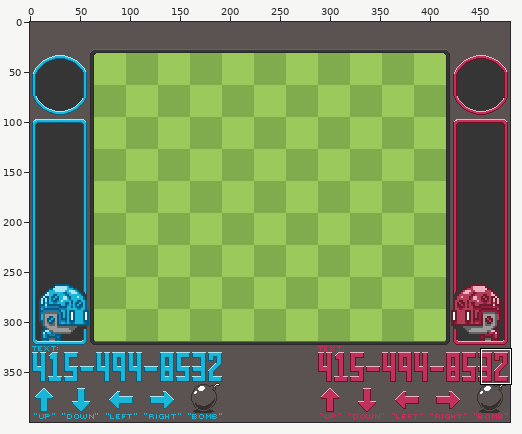
Sprite sheet, stored at data/background.png. The first picture is a wide view before the edit; the outline marks the close-up.
Close-up. Before:
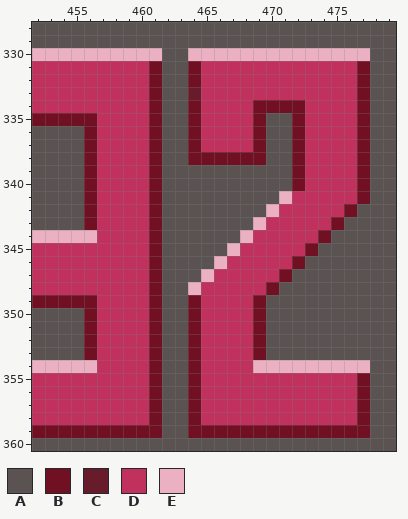
The file is 480x400 pixels. Colours within 5 levels of each other are drawn and written as one. Shown: x 452..479, y 328..360.
Palette (. is transparent): A #5a5352  B #711022  C #671b2b  D #c0315d  E #ebb1c2
Pixels before, first column x 452:
328 AAAAAAAAAAAAAAAAAAAAAAAAAAAA
329 AAAAAAAAAAAAAAAAAAAAAAAAAAAA
330 EEEEEEEEEEAAEEEEEEEEEEEEEEAA
331 DDDDDDDDDBAABDDDDDDDDDDDDBAA
332 DDDDDDDDDBAABDDDDDDDDDDDDBAA
333 DDDDDDDDDBAACDDDDDDDDDDDDBAA
334 DDDDDDDDDBAABDDDDBBBBDDDDBAA
335 BBBBBDDDDBAABDDDDBAABDDDDBAA
336 AAAABDDDDBAABDDDDBAABDDDDBAA
337 AAAABDDDDBAABDDDDBAABDDDDBAA
338 AAAABDDDDBAABBBBBBAABDDDDBAA
339 AAAABDDDDBAAAAAAAAAABDDDDBAA
340 AAAABDDDDBAAAAAAAAAABDDDDBAA
341 AAAABDDDDBAAAAAAAAAEDDDDDBAA
342 AAAABDDDDBAAAAAAAAEDDDDDBAAA
343 AAAABDDDDBAAAAAAAEDDDDDBAAAA
344 EEEEEDDDDBAAAAAAEDDDDDBAAAAA
345 DDDDDDDDDBAAAAAEDDDDDBAAAAAA
346 DDDDDDDDDBAAAAEDDDDDBAAAAAAA
347 DDDDDDDDDBAAAEDDDDDBAAAAAAAA
348 DDDDDDDDDBAAEDDDDDBAAAAAAAAA
349 BBBBBDDDDBAABDDDDBAAAAAAAAAA
350 AAAABDDDDBAABDDDDBAAAAAAAAAA
351 AAAABDDDDBAABDDDDBAAAAAAAAAA
352 AAAABDDDDBAABDDDDBAAAAAAAAAA
353 AAAABDDDDBAABDDDDBAAAAAAAAAA
354 EEEEEDDDDBAABDDDDEEEEEEEEEAA
355 DDDDDDDDDBAABDDDDDDDDDDDDBAA
356 DDDDDDDDDBAABDDDDDDDDDDDDBAA
357 DDDDDDDDDBAABDDDDDDDDDDDDBAA
358 DDDDDDDDDBAABDDDDDDDDDDDDBAA
359 BBBBBBBBBBAABBBBBBBBBBBBBBAA
360 AAAAAAAAAAAAAAAAAAAAAAAAAAAA
The same view after the edit:
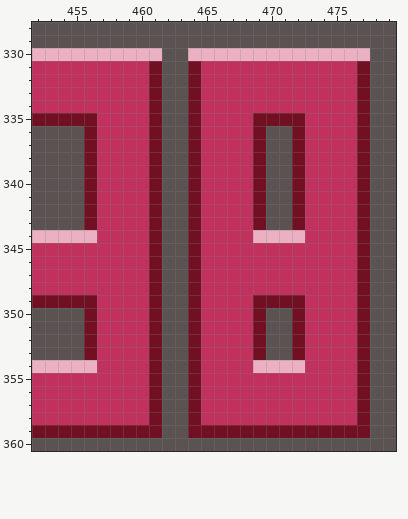
Changes in this commit:
Colour D becomes colour A in row 342 at x 471; in row 343 at x 470 to 471.
Colour E becomes colour A in row 341 at x 471; in row 342 at x 470.
Colour A becomes colour B in row 335 at x 470 to 471; in rows 339 to 341 at x 464 and 469; in row 342 at x 464, 469 and 477; in rows 343 to 347 at x 464 and 477; in row 348 at x 477; in row 349 at x 470 to 472 and 477.
Colour A becomes colour B in rows 350 to 353 at x 472 and 477.
Colour C becomes colour B in row 333 at x 464.
Colour D becomes colour B in rows 341 to 343 at x 472.
Colour E becomes colour B in row 343 at x 469; in row 348 at x 464; in row 354 at x 477.
Colour A becomes colour D in rows 339 to 342 at x 465 to 468; in row 343 at x 465 to 468 and 476; in row 344 at x 465 to 467 and 475 to 476; in row 345 at x 465 to 466 and 474 to 476; in row 346 at x 465 and 473 to 476; in row 347 at x 472 to 476.
Colour A becomes colour D in row 348 at x 471 to 476; in rows 349 to 353 at x 473 to 476.
Colour B becomes colour D in row 334 at x 469 to 472; in row 338 at x 465 to 468; in row 342 at x 476; in row 343 at x 475; in row 344 at x 474; in row 345 at x 473.
Colour B becomes colour D in row 346 at x 472; in row 347 at x 471; in row 348 at x 470.
Colour E becomes colour D in row 344 at x 468; in row 345 at x 467; in row 346 at x 466; in row 347 at x 465; in row 354 at x 473 to 476.
Colour D becomes colour E in row 344 at x 469 to 472.
Pixel boxes of the changes (left, top, right, bottom) in both close-ups:
changed: (188, 87, 370, 373)
